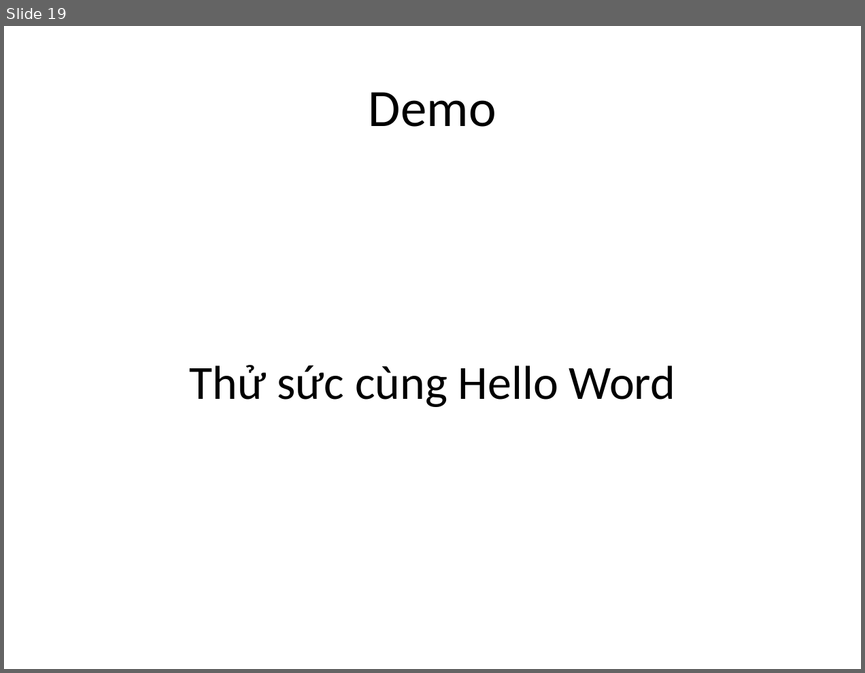
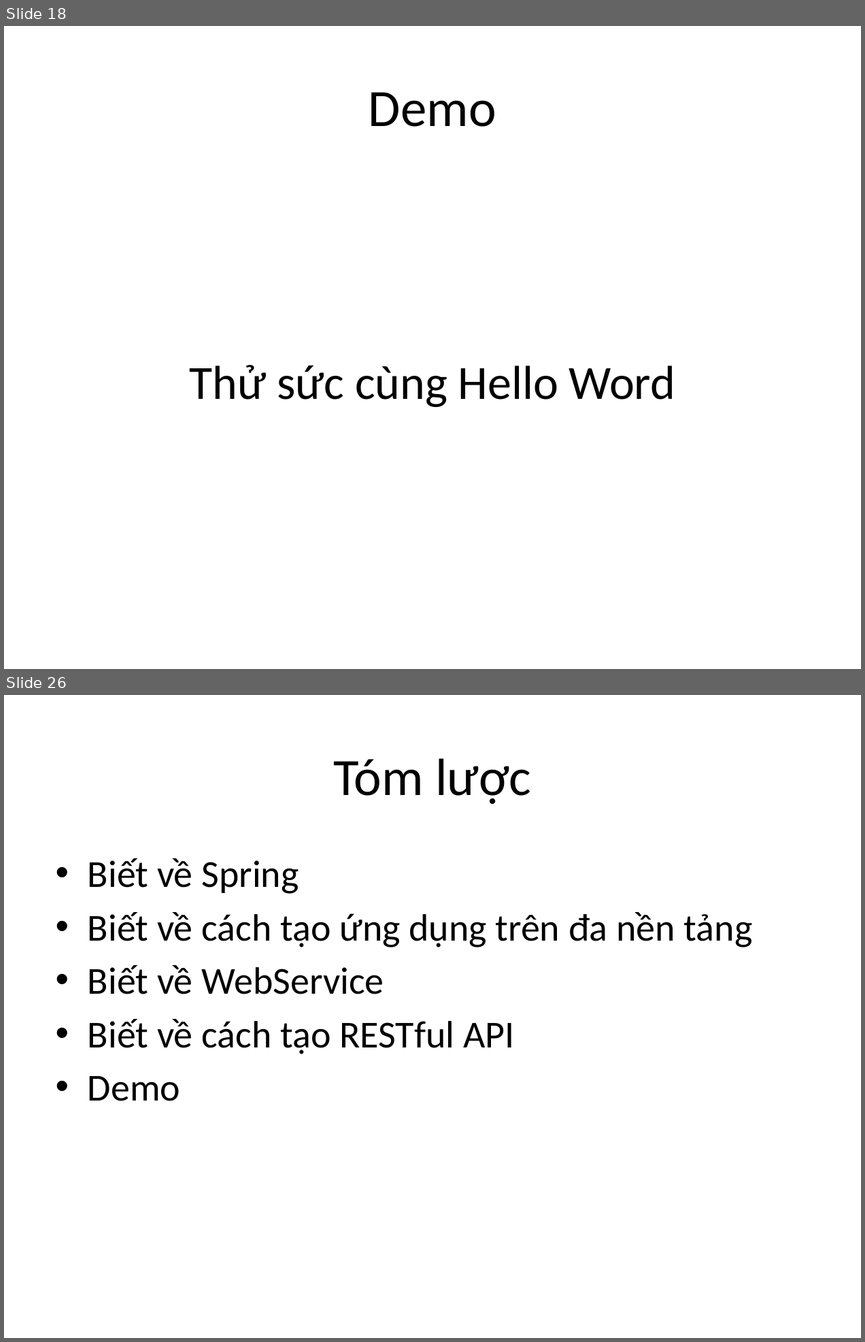
Before and after one commit to phithanh97cs/T3H, a slide deck: Other/Free/Làm web thật đơn giản với Web Service và Spring.pptx. Shown one above the other, each under a label of ours: slide 19 before the commit, slides 18 and 26 after it; the slides between them are not shown. The pictures are 865x673 and 865x1342 pixels, drawn with LibreOffice and Linux fonts; fonts in the diff are those of the drawing. Boxes give left, top, right and bottom in pixels: in the first picture for what was removed or moved away, otherwise in the second. Text is boxed around its words. In the diff, an @@ line names an element or a change of style, - is before the commit and + after.

Commit message:
add service

```diff
--- a/Other/Free/Làm web thật đơn giản với Web Service và Spring.pptx
+++ b/Other/Free/Làm web thật đơn giản với Web Service và Spring.pptx
@@ slide 26 added at (4,695,861,1338), background #FFFFFF @@
@@ title added at (333,758,531,804), 44 pt, text #000000 @@
+Tóm lược
@@ text added at (88,858,753,1101), 32 pt, text #000000 @@
+• Biết về Spring
+• Biết về cách tạo ứng dụng trên đa nền tảng
+• Biết về WebService
+• Biết về cách tạo RESTful API
+• Demo
@@ what was slide 19 is now slide 18 @@
```
Also in this commit, not shown: 3 slides changed, 5 other slides added, 1 slide removed, 1 other file.
